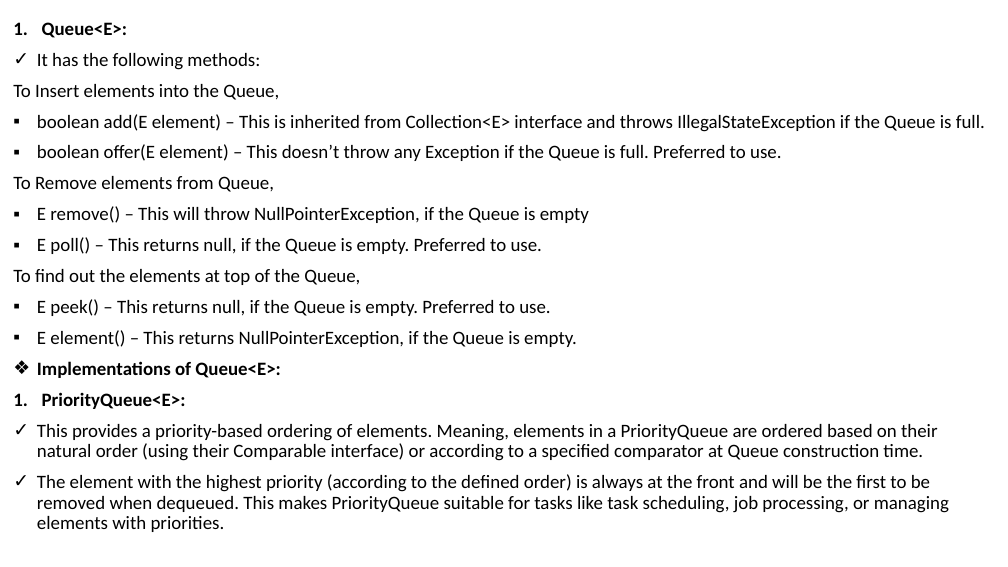
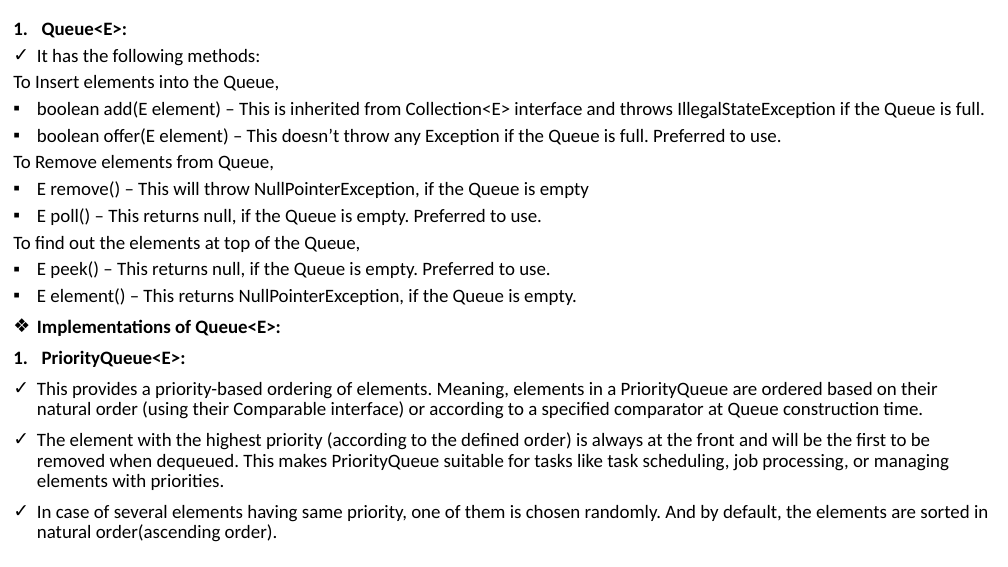
Before and after one commit to the-dev-pal/knowledge-rewards, a slide deck: slide 8 of src/Java/Collections/Collections.pptx. Drawn at 1008x567 pixels with LibreOffice and Linux fonts; fonts in the diff are those of the drawing. Boxes give left, top, right and bottom in pixels: in the first picture for what was removed or moved away, otherwise in the second. Text is boxed around its words. In the diff, an @@ line names an element or a change of style, - is before the commit and + after.

Commit message:
Collections-2

```diff
--- a/src/Java/Collections/Collections.pptx
+++ b/src/Java/Collections/Collections.pptx
@@ text at (x1=13, y1=49, x2=985, y2=305): less space between paragraphs @@
@@ text at (x1=37, y1=505, x2=988, y2=542): paragraph added @@
+✓ In case of several elements having same priority, one of them is chosen randomly. And by default, the elements are sorted in natural order(ascending order).
```
Also in this commit, not shown: 4 other slides changed, 5 slides added, 7 other files.
